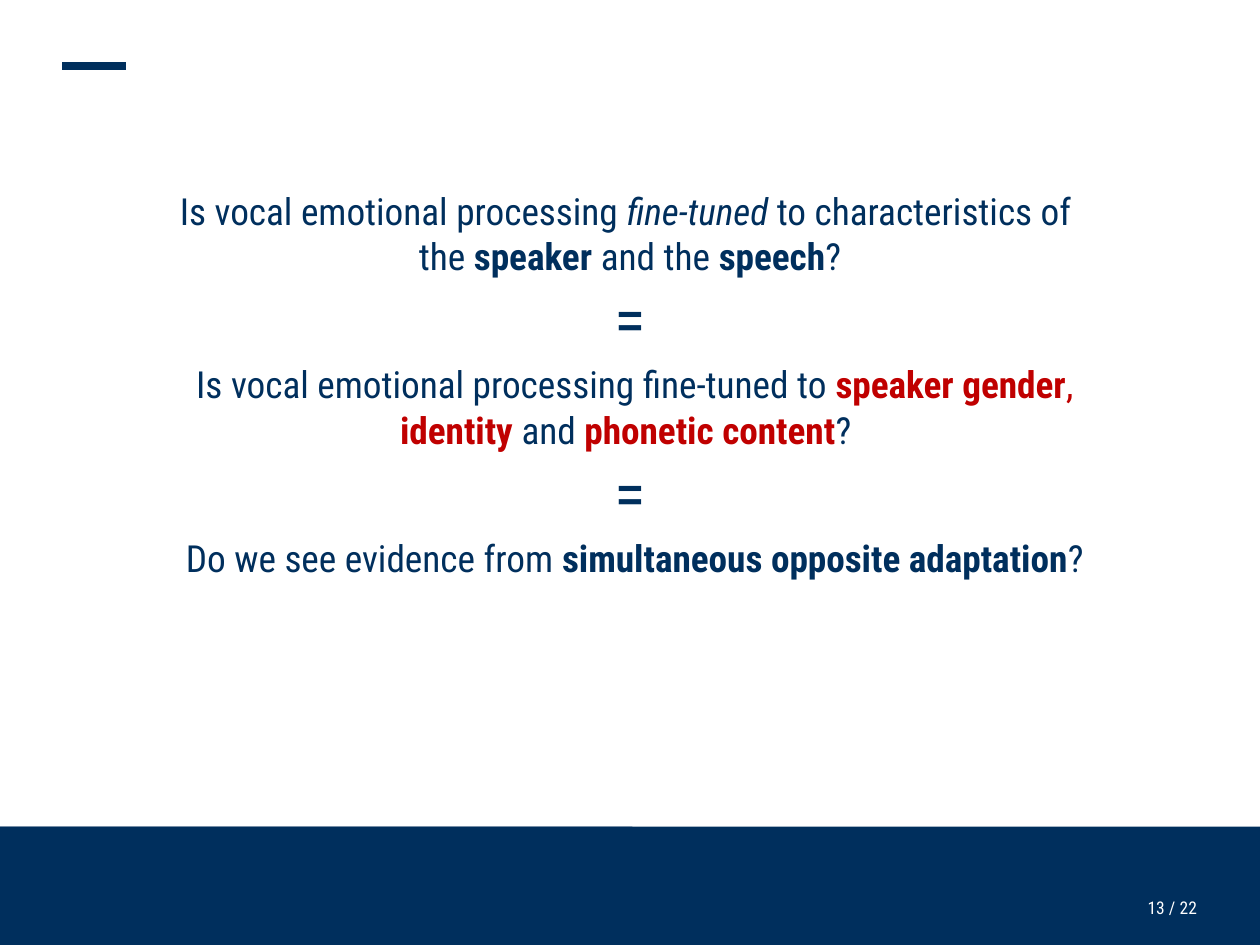
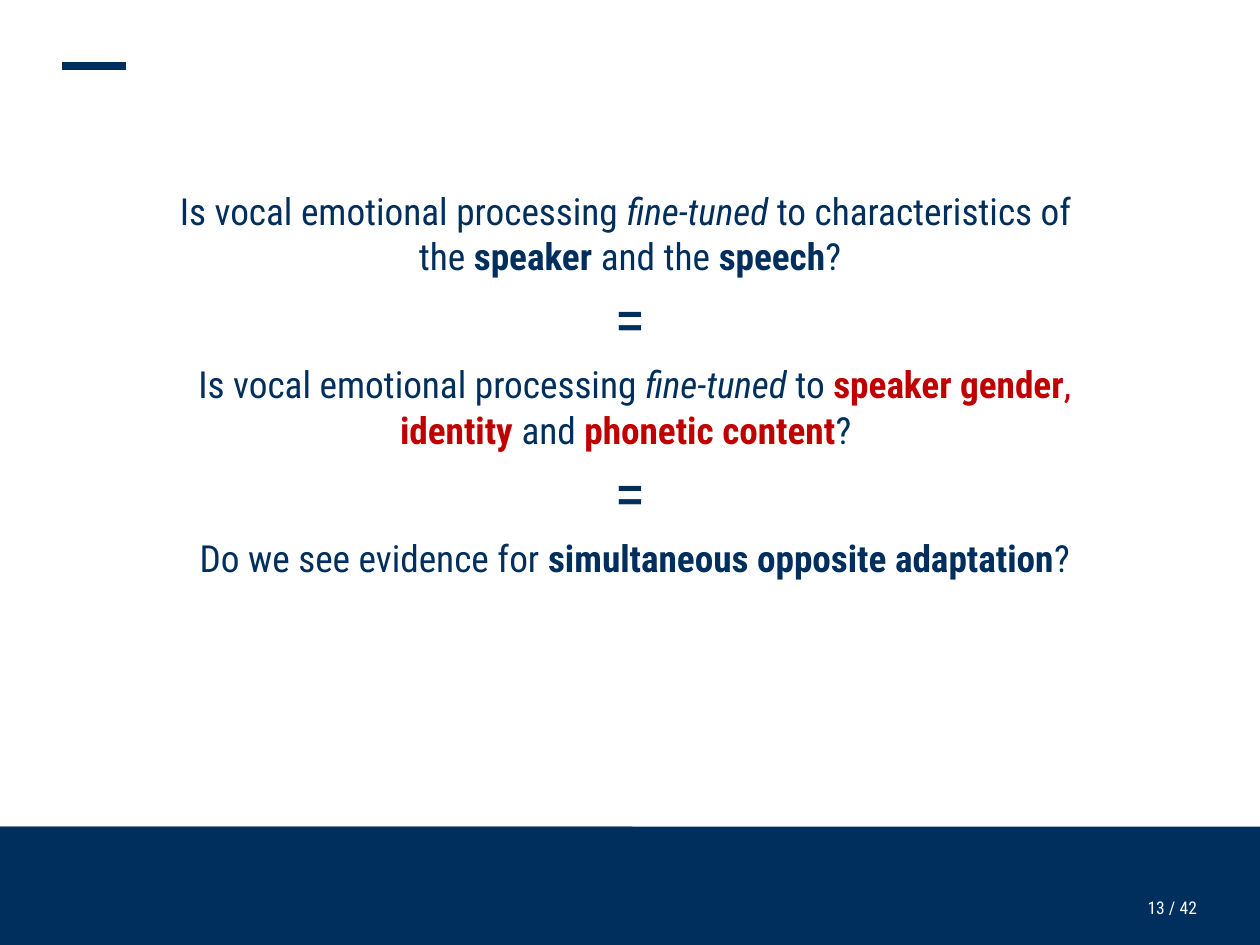
Before and after one commit to ChristineNussbaum/2025_Simultaneous_Adaptation, a slide deck: slide 13 of talks/Kolloq_Simulatenous_opposite_adaptation.pptx. Drawn at 1260x945 pixels with LibreOffice and Linux fonts; fonts in the diff are those of the drawing; background and template pictures are left out. Boxes give left, top, right and bottom in pixels: in the first picture for what was removed or moved away, otherwise in the second. Text is boxed around its words. In the diff, an @@ line names an element or a change of style, - is before the commit and + after.

```diff
--- a/talks/Kolloq_Simulatenous_opposite_adaptation.pptx
+++ b/talks/Kolloq_Simulatenous_opposite_adaptation.pptx
@@ text at bbox=[198, 369, 1071, 452]: italic on in "fine-tuned" @@
@@ text at bbox=[200, 543, 1070, 580]: text changed @@
-Do we see evidence from simultaneous opposite adaptation?
+Do we see evidence for simultaneous opposite adaptation?
@@ page number at bbox=[1148, 901, 1197, 914]: text changed @@
-13 / 22
+13 / 42
```
Also in this commit, not shown: 21 other slides changed, 1 slide added, 5 other files.
